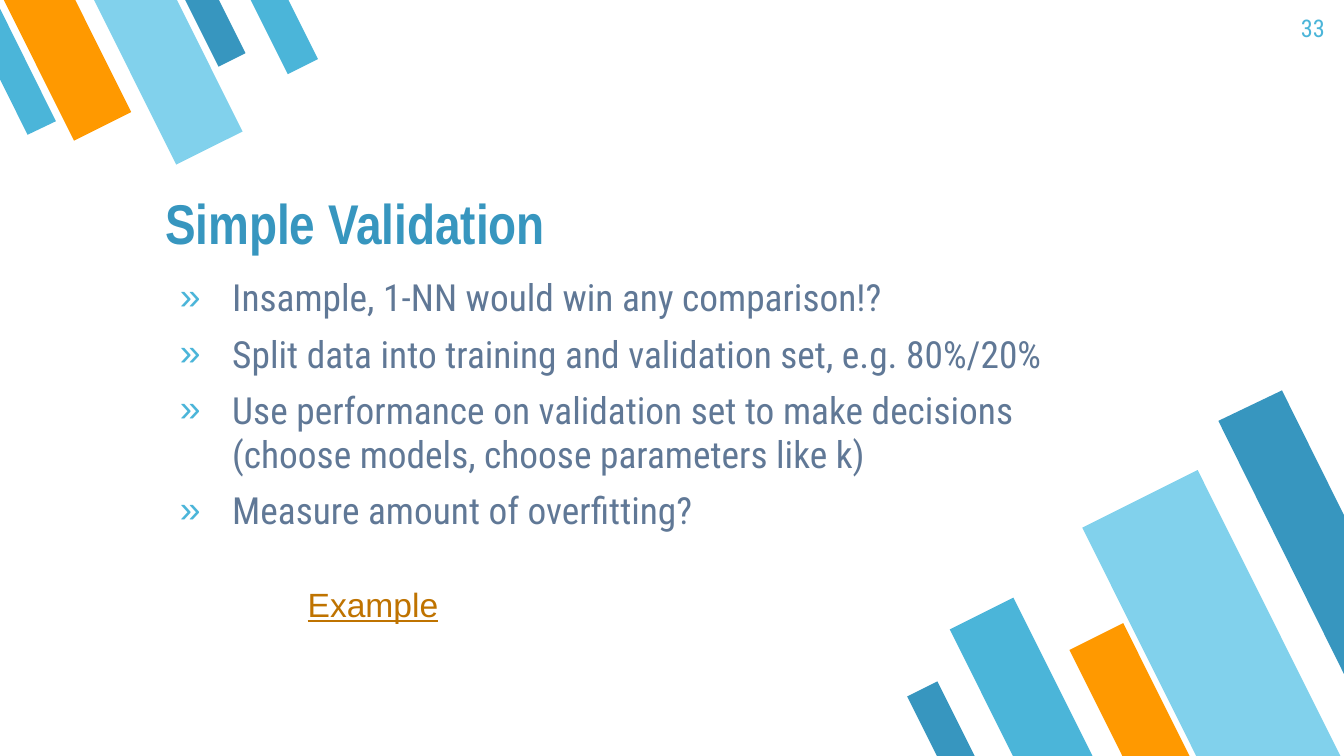
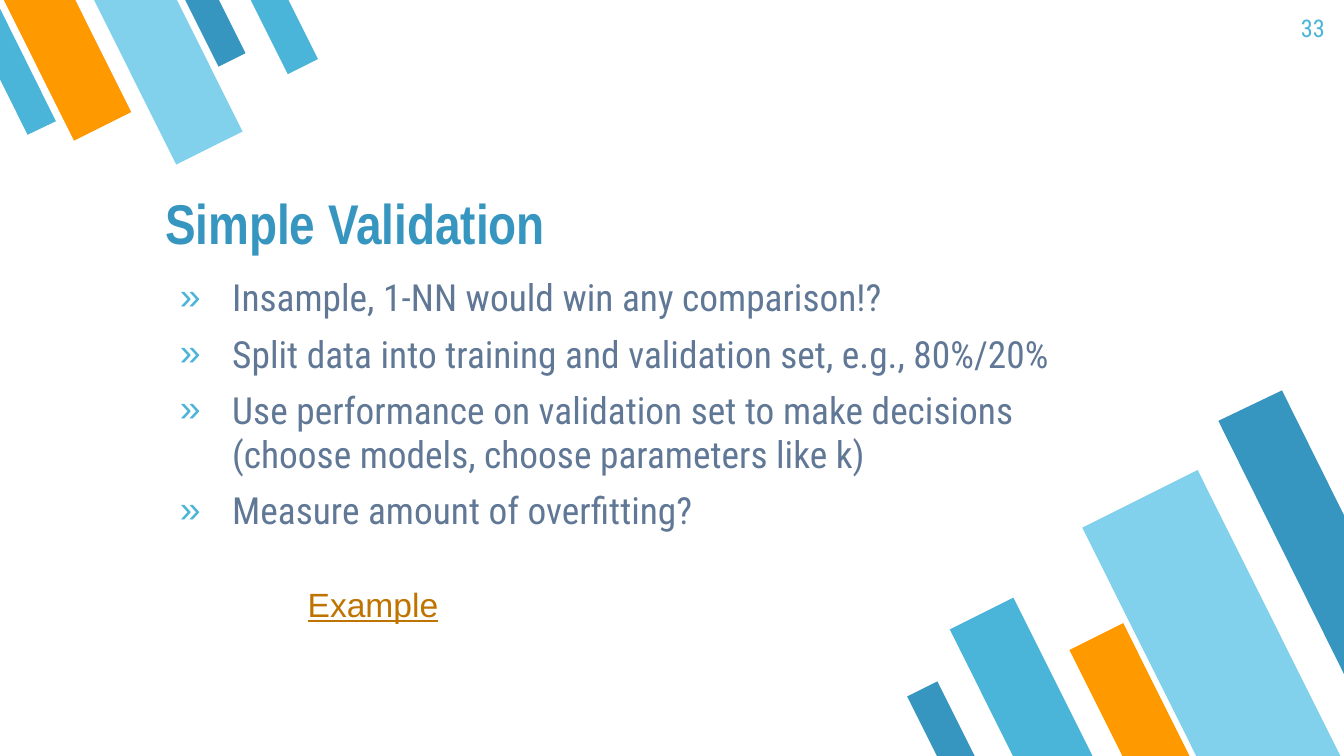
Before and after one commit to mayer79/ml_lecture, a slide deck: slide 33 of slides/ML_Lecture.pptx. Drawn at 1344x756 pixels with LibreOffice and Linux fonts; fonts in the diff are those of the drawing. Boxes give left, top, right and bottom in pixels: in the first picture for what was removed or moved away, otherwise in the second. Text is boxed around its words. In the diff, an @@ line names an element or a change of style, - is before the commit and + after.

```diff
--- a/slides/ML_Lecture.pptx
+++ b/slides/ML_Lecture.pptx
@@ text at box(232, 340, 1048, 376): text changed @@
-» Split data into training and validation set, e.g. 80%/20%
+» Split data into training and validation set, e.g., 80%/20%
```
Also in this commit, not shown: 1 other slide changed, 5 other files.
